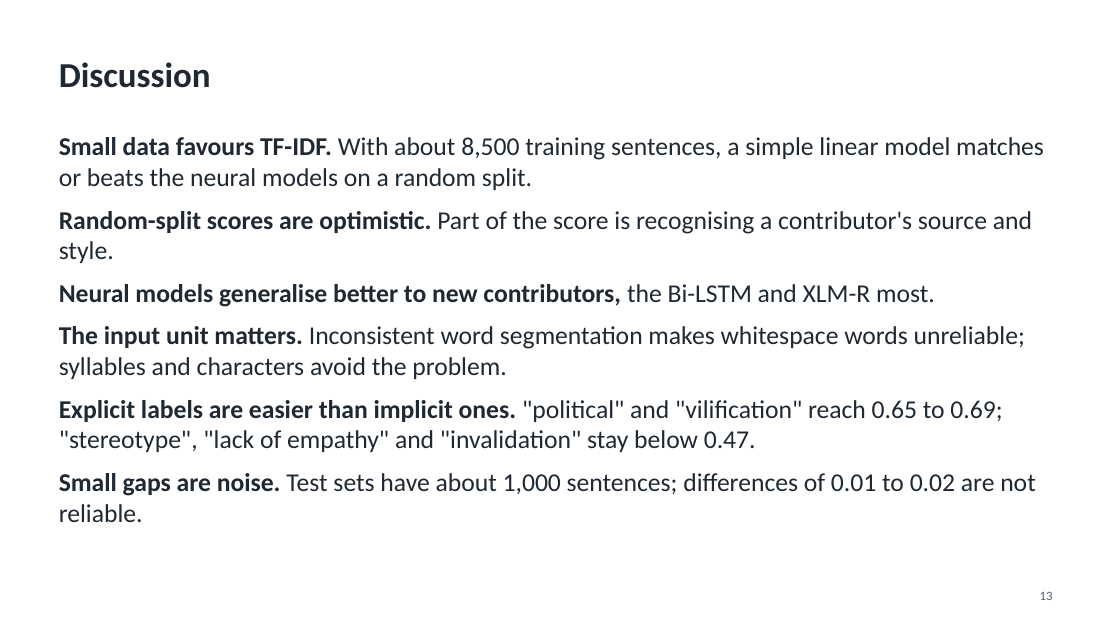
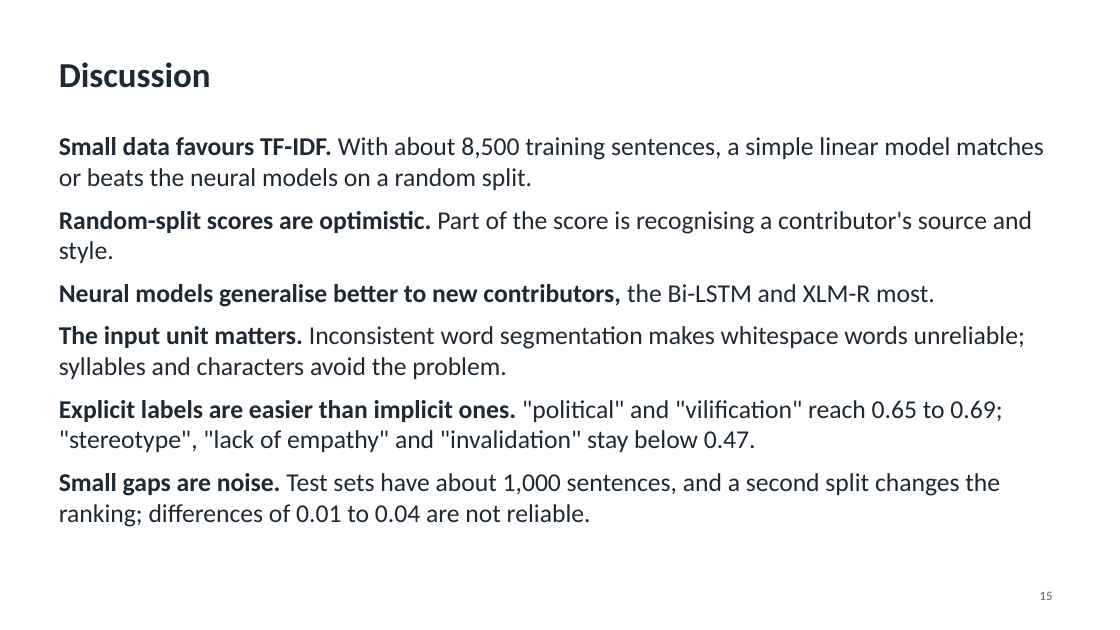
Before and after one commit to AungCN/AIE-F-B2, a slide deck: slide 15 of assignment/assignment-7/Group-3/myPolar_Assignment7_G3.pptx (slide 13 before the commit). Drawn at 1120x630 pixels with LibreOffice and Linux fonts; fonts in the diff are those of the drawing. Boxes give left, top, right and bottom in pixels: in the first picture for what was removed or moved away, otherwise in the second. Text is boxed around its words. In the diff, an @@ line names an element or a change of style, - is before the commit and + after.

Commit message:
Add Thein Kyaw Lwin's multi-task experiment to Group 3 assignment 7
Compare his runs with the group baseline on his split, and update the README and slides with the findings.

```diff
--- a/assignment/assignment-7/Group-3/myPolar_Assignment7_G3.pptx
+++ b/assignment/assignment-7/Group-3/myPolar_Assignment7_G3.pptx
@@ text at box(59, 473, 1000, 527): text changed @@
-Small gaps are noise. Test sets have about 1,000 sentences; differences of 0.01 to 0.02 are not reliable.
+Small gaps are noise. Test sets have about 1,000 sentences, and a second split changes the ranking; differences of 0.01 to 0.04 are not reliable.
@@ page number at box(1040, 591, 1053, 600): text changed @@
-13
+15
```
Also in this commit, not shown: 1 other slide changed, 2 slides added, 43 other files.
